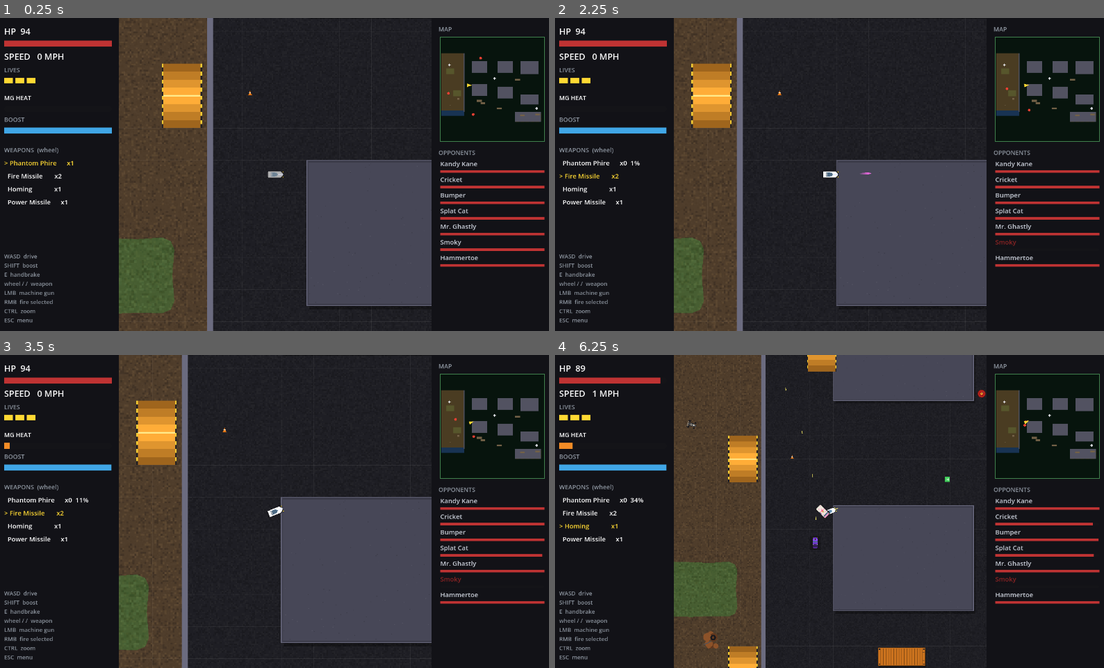
Above: before the commit, frames 1-4 (two rows, left to right).
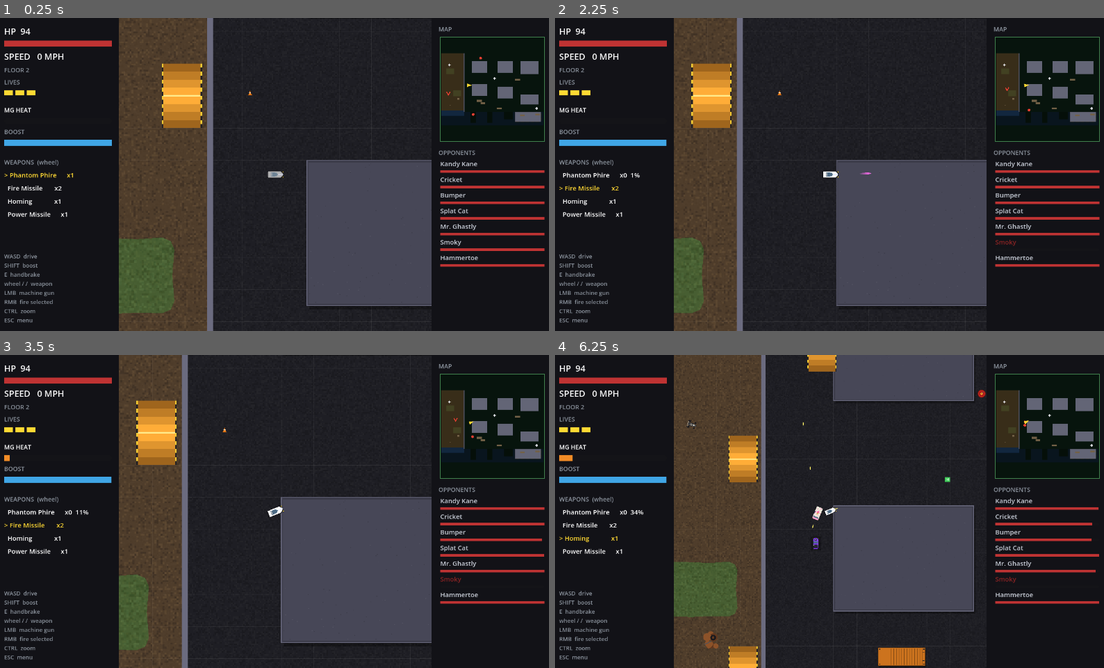
Above: after the commit, the same moments.

Repository: b3p3k0/bentchrome
Game: Godot game, scene res://levels/dock/dock.tscn
Two runs of this game, one before a commit and one after it. Both use one fixed random seed, a clock stepped at 60 frames per second and the inputs below. This scene is started directly instead of the project's main scene.
Inputs (mouse positions are in pixels of both pictures, inside the frame that each line leads up to):
- Up to frame 1 (0.25 s): no input
- Up to frame 2 (2.25 s): tap Enter (select_confirm) at 0.5 s; move the mouse to (802, 237) at 0.52 s; hold W (move_up) 0.53-1.25 s; tap Shift (boost) at 0.6 s; click (802, 237) at 0.67 s; tap Space at 0.77 s; drag from (999, 221) to (598, 130) at 1.27 s; move the mouse to (664, 127) at 2.02 s; hold A (move_left) from 2.03 s (still down); right-click (664, 127) at 2.1 s
- Up to frame 3 (3.5 s): release A (move_left) at 2.75 s; tap Enter (select_confirm) at 2.75 s; drag from (301, 511) to (98, 611) at 2.77 s
- Up to frame 4 (6.25 s): move the mouse to (747, 433) at 3.52 s; hold E (handbrake) 3.53-4.25 s; tap / (weapon_next) at 3.6 s; tap Space at 3.77 s; drag from (950, 495) to (593, 561) at 4.27 s; move the mouse to (719, 527) at 5.02 s; hold W (move_up) 5.03-5.75 s; tap Ctrl (zoom_toggle) at 5.1 s; click (719, 527) at 5.17 s; drag from (884, 442) to (659, 552) at 5.77 s

The runs differ from the first frame. In frame 1, 1.7% of the frame differs, in the area x 0-83%, y 16-64%; in frame 2, 1.8%; in frame 3, 1.8%; in frame 4, 2.2%, in the area x 0-100%, y 0-100%.

Commit message:
Card 8: the map learns altitude — chevrons point where the fight lives
Minimap elevation pass. Floor-tag plates tint by terrace: sea-level plates
darken, roof/deck plates lighten over the buildings they cap, the mid floor
stays baseline. Deep water paints as a sea-dark lethal void beside the
pits' near-black. Enemy blips shape-code against YOUR terrace — same floor
stays the classic dot, a floor above becomes ^, below becomes v (Kevin's
chevron call) — and the dash gains a FLOOR readout that only exists on
multi-floor levels; legacy levels stay pixel-identical.

Co-Authored-By: Claude Fable 5 <noreply@anthropic.com>

Diff:
--- a/ui/hud.gd
+++ b/ui/hud.gd
@@ -23,6 +23,7 @@
 var _god_label: Label
 var _life_pips: Array = []
 var _speed_label: Label
+var _floor_label: Label  # multi-floor levels only; hidden on legacy (floor -1)
 var _heat_bar: ProgressBar
 var _heat_label: Label
 var _boost_bar: ProgressBar
@@ -44,6 +45,10 @@
 		var gs := get_node_or_null(^"/root/GameState")
 		_god_label.visible = gs != null and gs.devgod
 	_speed_label.text = "SPEED %3.0f MPH" % (_player.get_speed() * MPH_PER_PXS)
+	if _floor_label:
+		_floor_label.visible = _player.floor_index >= 1
+		if _floor_label.visible:
+			_floor_label.text = "FLOOR %d" % _player.floor_index
 	var mg := _player.get_mg_mount()
 	if mg:
 		_heat_bar.value = mg.heat_fraction() * 100.0
@@ -172,6 +177,9 @@
 	_hp_bar = _bar(vbox, Color(0.75, 0.2, 0.2))
 	_hp_bar.value = 100.0
 	_speed_label = _label(vbox, "SPEED", 20)
+	_floor_label = _label(vbox, "FLOOR", 14)
+	_floor_label.modulate = DIM_TEXT
+	_floor_label.visible = false  # legacy levels stay pixel-identical
 	var lives_hdr := _label(vbox, "LIVES", 14)
 	lives_hdr.modulate = DIM_TEXT
 	var lives_row := HBoxContainer.new()
--- a/ui/radar.gd
+++ b/ui/radar.gd
@@ -16,6 +16,10 @@
 const PLAYER_COLOR := Color(1.0, 0.85, 0.2)
 const ENEMY_COLOR := Color(0.95, 0.25, 0.2)
 const DUMMY_COLOR := Color(0.5, 0.5, 0.5, 0.6)
+const FLOOR_LOW := Color(0.0, 0.0, 0.0, 0.24)      # sea-level plates read sunken
+const FLOOR_HIGH := Color(0.75, 0.8, 0.9, 0.16)    # roof/deck plates read raised
+const WATER_VOID := Color(0.05, 0.11, 0.16, 0.95)  # deep water: lethal, but wet
+const CHEV := 4.0  # enemy chevron half-width (floor above = ^, below = v)
 
 const Catalog := preload("res://levels/entity_catalog.gd")
 
@@ -24,6 +28,8 @@
 var _solids: Array = []      # {rect}
 var _breakables: Array = []  # {ref, rect} — skipped once freed
 var _stations: Array = []    # world positions
+var _floor_low: Array = []   # floor-1 tag rects (dark overlay)
+var _floor_high: Array = []  # floor-3 tag rects (light overlay)
 var _scanned := false
 
 func _process(_delta: float) -> void:
@@ -38,8 +44,12 @@
 		return
 	for tz in _terrain:
 		draw_rect(_map_rect(tz.rect), tz.color)
+	for fl in _floor_low:
+		draw_rect(_map_rect(fl), FLOOR_LOW)
 	for s in _solids:
 		draw_rect(_map_rect(s.rect), BUILDING)
+	for fh in _floor_high:
+		draw_rect(_map_rect(fh), FLOOR_HIGH)
 	for b in _breakables:
 		if is_instance_valid(b.ref):
 			draw_rect(_map_rect(b.rect), BREAKABLE)
@@ -53,9 +63,24 @@
 		return
 	for d in get_tree().get_nodes_in_group(&"dummies"):
 		draw_circle(_map(d.global_position), 2.0, DUMMY_COLOR)
+	# Blips are shape-coded against the player's terrace: same floor (or a
+	# legacy level) = the classic dot, a floor above = ^, below = v.
+	var pf := _floor_of(player)
 	for e in get_tree().get_nodes_in_group(&"enemies"):
-		if e.global_position.distance_to(player.global_position) <= RANGE:
-			draw_circle(_map(e.global_position), 3.0, ENEMY_COLOR)
+		if e.global_position.distance_to(player.global_position) > RANGE:
+			continue
+		var p := _map(e.global_position)
+		var ef := _floor_of(e)
+		if pf >= 1 and ef >= 1 and ef > pf:
+			draw_polyline(PackedVector2Array([
+				p + Vector2(-CHEV, 3), p + Vector2(0, -4), p + Vector2(CHEV, 3),
+			]), ENEMY_COLOR, 2.0)
+		elif pf >= 1 and ef >= 1 and ef < pf:
+			draw_polyline(PackedVector2Array([
+				p + Vector2(-CHEV, -3), p + Vector2(0, 4), p + Vector2(CHEV, -3),
+			]), ENEMY_COLOR, 2.0)
+		else:
+			draw_circle(p, 3.0, ENEMY_COLOR)
 	var spin: float = player.heading + PI / 2
 	var p := _map(player.global_position)
 	draw_colored_polygon(PackedVector2Array([
@@ -84,6 +109,8 @@
 	_solids.clear()
 	_breakables.clear()
 	_stations.clear()
+	_floor_low.clear()
+	_floor_high.clear()
 	var lo := Vector2(INF, INF)
 	var hi := Vector2(-INF, -INF)
 	var found_wall := false
@@ -119,6 +146,18 @@
 			# Drop-offs paint as near-black voids so the edge reads on the map.
 			_terrain.append({"rect": Rect2(node.global_position - node.size * 0.5, node.size),
 				"color": Color(0.01, 0.01, 0.02, 0.95)})
+		elif node is Area2D and "is_deep_water" in node:
+			# Deep water: same lethal-void treatment, but reads as sea.
+			_terrain.append({"rect": Rect2(node.global_position - node.size * 0.5, node.size),
+				"color": WATER_VOID})
+		elif node is Area2D and "floor_index" in node:
+			# Floor-tag plates: low terraces darken, high ones lighten; the
+			# mid floor is the baseline and stays unpainted.
+			var rect := Rect2(node.global_position - node.size * 0.5, node.size)
+			if int(node.floor_index) == 1:
+				_floor_low.append(rect)
+			elif int(node.floor_index) >= 3:
+				_floor_high.append(rect)
 	if found_wall:
 		_bounds = Rect2(lo, hi - lo)
 		_scanned = true
@@ -134,3 +173,7 @@
 		if c.name == "Health":
 			return true
 	return false
+
+func _floor_of(node: Node) -> int:
+	var f: Variant = node.get("floor_index")
+	return int(f) if f is int else -1
